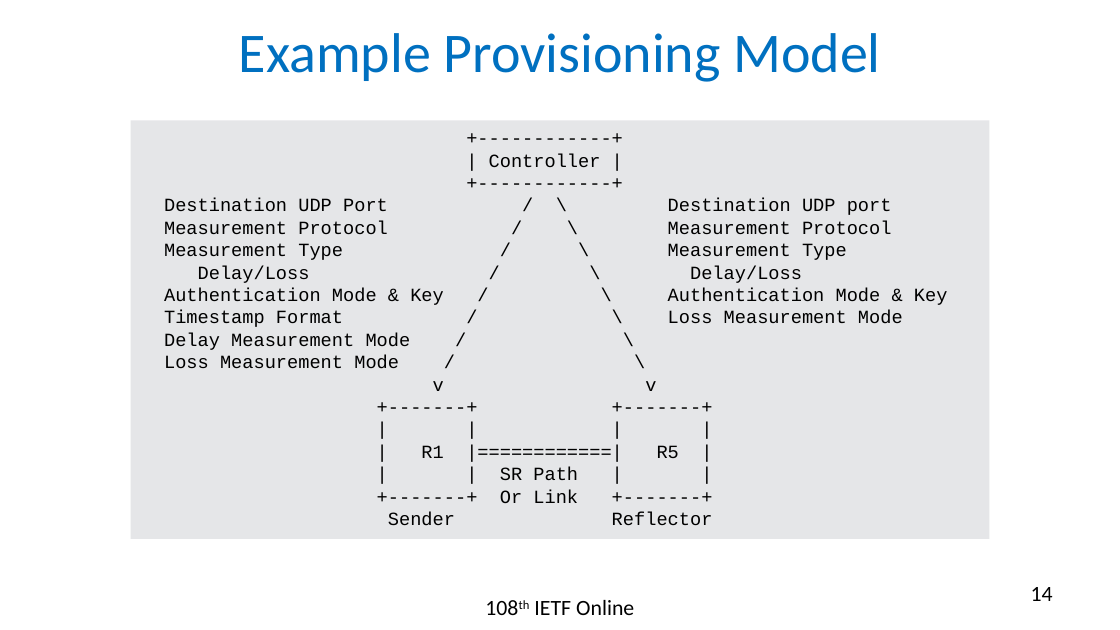
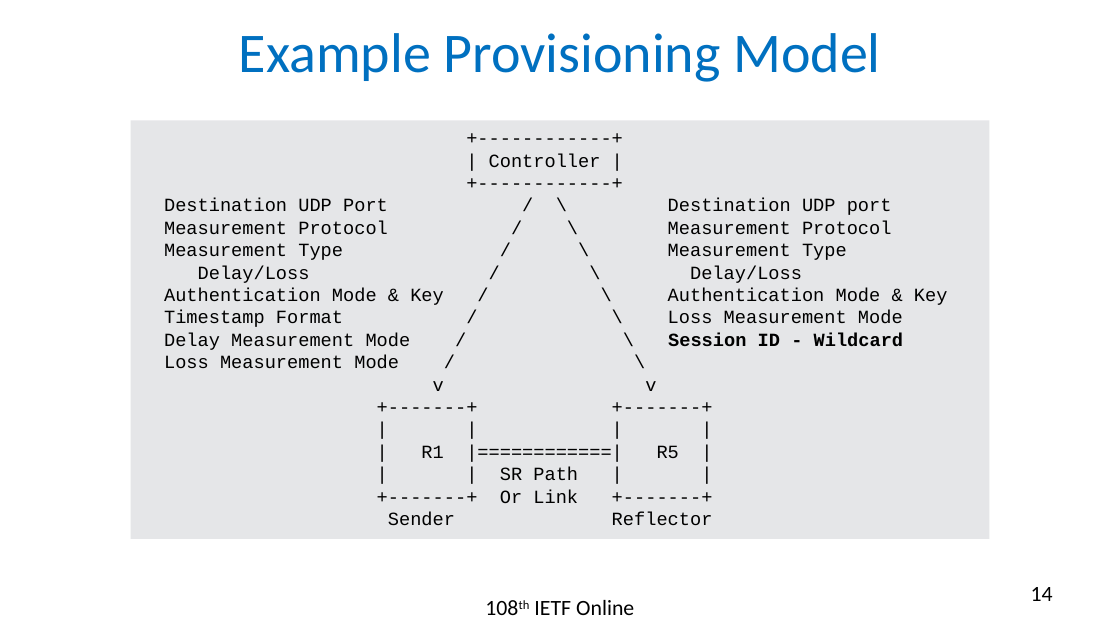
Before and after one commit to rakgandhi/ietf-slides, a slide deck: slide 14 of draft-gandhi-spring-stamp-srpm-01.pptx. Drawn at 1120x630 pixels with LibreOffice and Linux fonts; fonts in the diff are those of the drawing. Boxes give left, top, right and bottom in pixels: in the first picture for what was removed or moved away, otherwise in the second. Text is boxed around its words. In the diff, an @@ line names an element or a change of style, - is before the commit and + after.

```diff
--- a/draft-gandhi-spring-stamp-srpm-01.pptx
+++ b/draft-gandhi-spring-stamp-srpm-01.pptx
@@ text in rectangle at <box>164,333,904,350</box>: text changed @@
-Delay Measurement Mode / \
+Delay Measurement Mode / \ Session ID - Wildcard
```
Also in this commit, not shown: 5 other slides changed, 2 other files.
